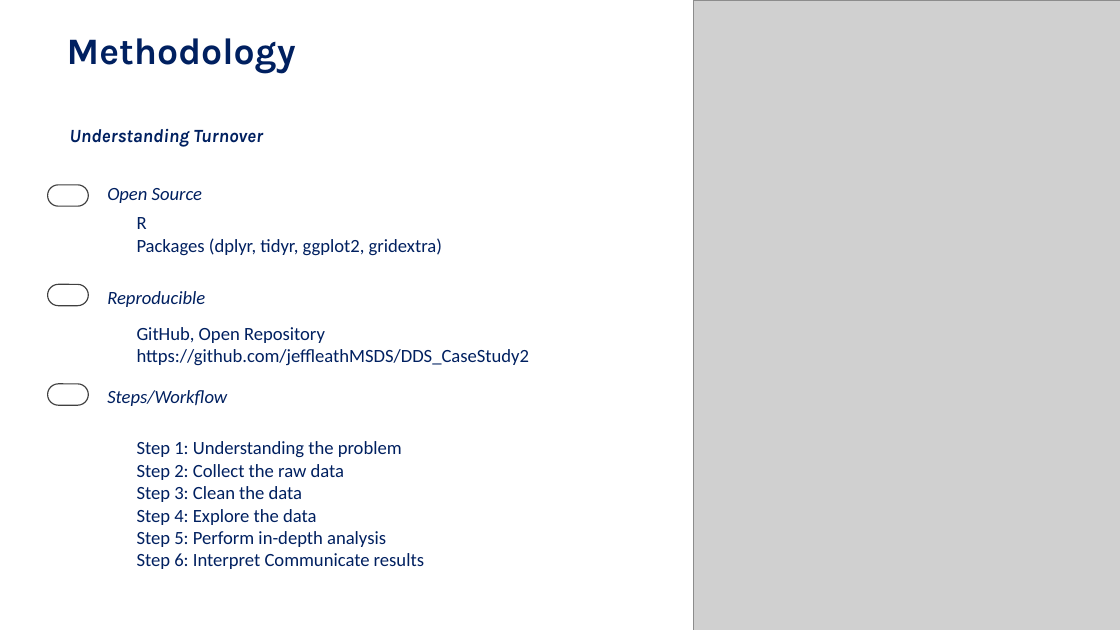
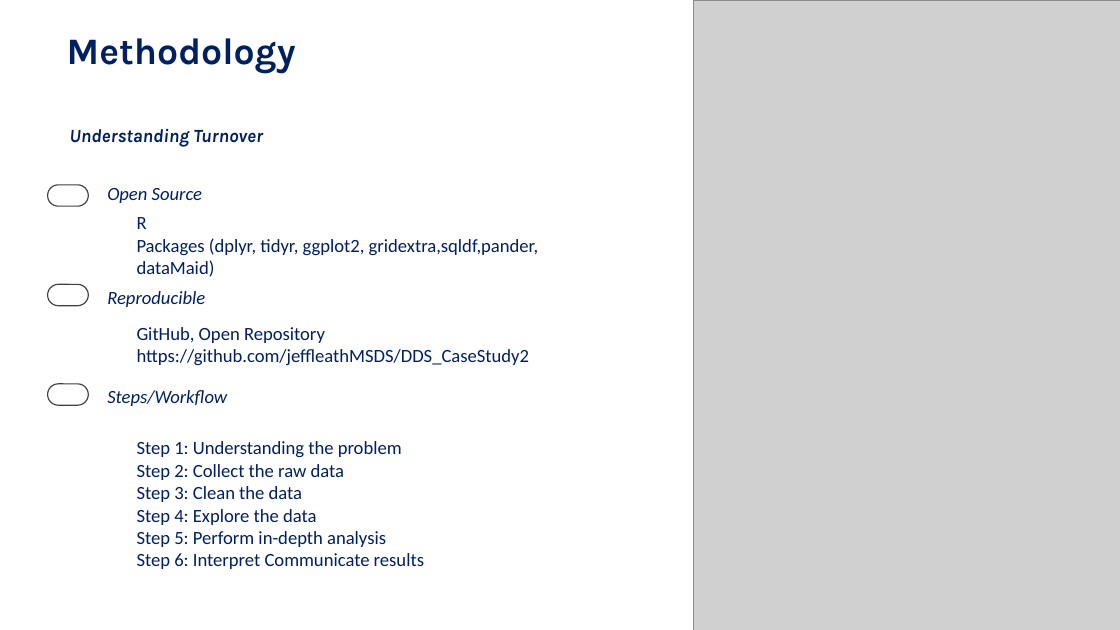
Before and after one commit to jeffleathMSDS/DDS_CaseStudy2, a slide deck: slide 6 of Target/DDSAnalytics_Fall2018.pptx. Drawn at 1120x630 pixels with LibreOffice and Linux fonts; fonts in the diff are those of the drawing; grey boxes stand for pictures. Boxes give left, top, right and bottom in pixels: in the first picture for what was removed or moved away, otherwise in the second. Text is boxed around its words. In the diff, an @@ line names an element or a change of style, - is before the commit and + after.

```diff
--- a/Target/DDSAnalytics_Fall2018.pptx
+++ b/Target/DDSAnalytics_Fall2018.pptx
@@ text at (137,238,538,277): text changed @@
-Packages (dplyr, tidyr, ggplot2, gridextra)
+Packages (dplyr, tidyr, ggplot2, gridextra,sqldf,pander, dataMaid)
```
Also in this commit, not shown: 2 other slides changed, 4 slides added.
